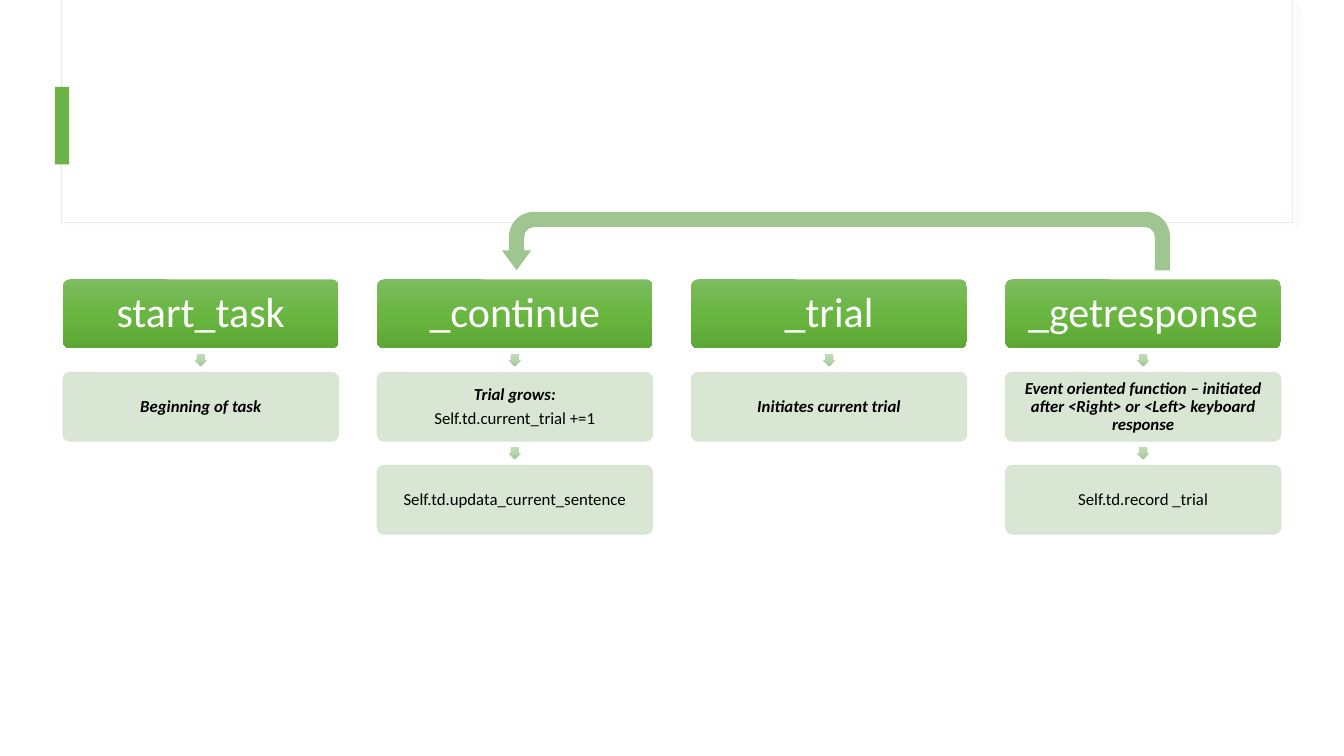
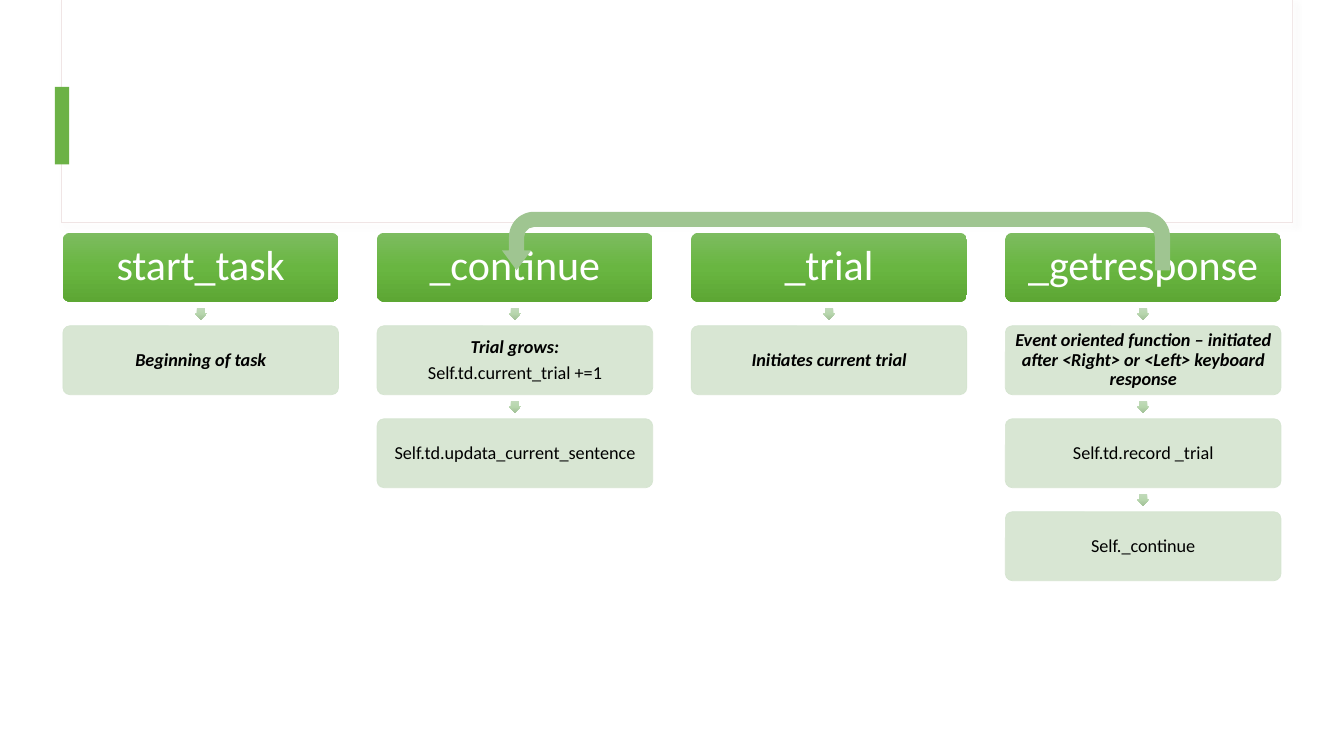
Before and after one commit to TomerOz/stp-project, a slide deck: slide 2 of Code Design.pptx. Drawn at 1344x756 pixels with LibreOffice and Linux fonts; fonts in the diff are those of the drawing. Boxes give left, top, right and bottom in pixels: in the first picture for what was removed or moved away, otherwise in the second. Text is boxed around its words. In the diff, an @@ line names an element or a change of style, - is before the commit and + after.

```diff
--- a/Code Design.pptx
+++ b/Code Design.pptx
@@ 2 texts, 1 rounded rectangle moved together from (x1=377, y1=466, x2=1208, y2=534) to (x1=377, y1=418, x2=1213, y2=487) @@
@@ 8 texts, 8 rounded rectangles, 5 right arrows moved together from (x1=63, y1=279, x2=1280, y2=460) to (x1=63, y1=233, x2=1280, y2=413) @@
@@ rounded rectangle added at (x1=1005, y1=418, x2=1280, y2=487), fill #D4E4CF at 90% opacity, outline #D4E4CF 0.5 pt @@
@@ right arrow added at (x1=1137, y1=401, x2=1149, y2=413), fill gradient #C3DBBB to #B9D7AF to #A3C299 @@
@@ size 12 to 13 pt in 6 elements at (x1=428, y1=340, x2=602, y2=382), (x1=752, y1=353, x2=906, y2=366), (x1=135, y1=353, x2=267, y2=369), (x1=1015, y1=333, x2=1271, y2=388), (x1=395, y1=446, x2=636, y2=462), (x1=1073, y1=446, x2=1213, y2=462) @@
@@ right arrow moved from (x1=1137, y1=448, x2=1149, y2=460) to (x1=1137, y1=494, x2=1149, y2=506) @@
@@ rounded rectangle moved from (x1=1005, y1=466, x2=1280, y2=534) to (x1=1005, y1=512, x2=1280, y2=581) @@
@@ text added at (x1=1091, y1=539, x2=1195, y2=555), 13 pt, text #000000 @@
+Self._continue
```
Also in this commit, not shown: 13 other files.
